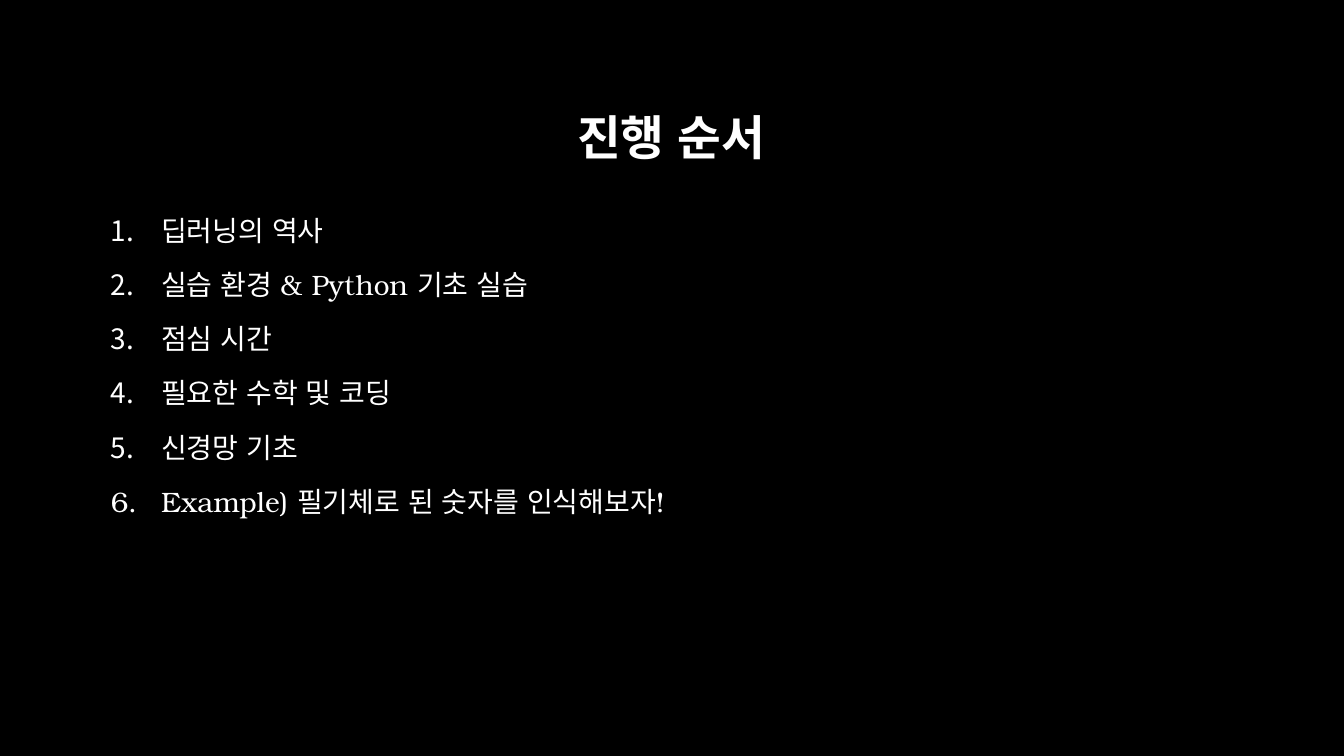
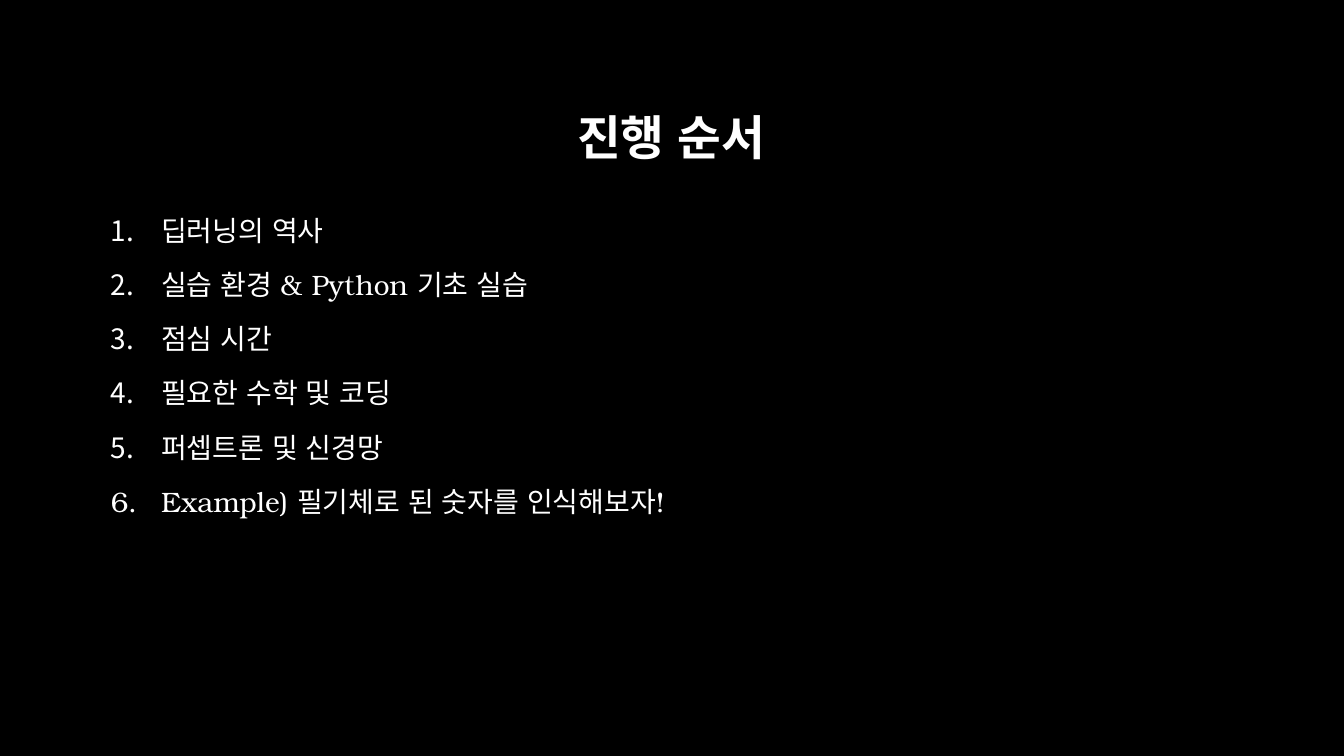
Before and after one commit to across0406/2017-GNU-Science-Camp-of-Computer-Science, a slide deck: slide 7 of ppt/GNU CS 과학캠프.pptx. Drawn at 1344x756 pixels with LibreOffice and Linux fonts; fonts in the diff are those of the drawing; background and template pictures are left out. Boxes give left, top, right and bottom in pixels: in the first picture for what was removed or moved away, otherwise in the second. Text is boxed around its words. In the diff, an @@ line names an element or a change of style, - is before the commit and + after.

```diff
--- a/ppt/GNU CS 과학캠프.pptx
+++ b/ppt/GNU CS 과학캠프.pptx
@@ text at (161, 434, 383, 461): text changed @@
-5. 신경망 기초
+5. 퍼셉트론 및 신경망
```
Also in this commit, not shown: 2 other slides changed, 5 other files.
